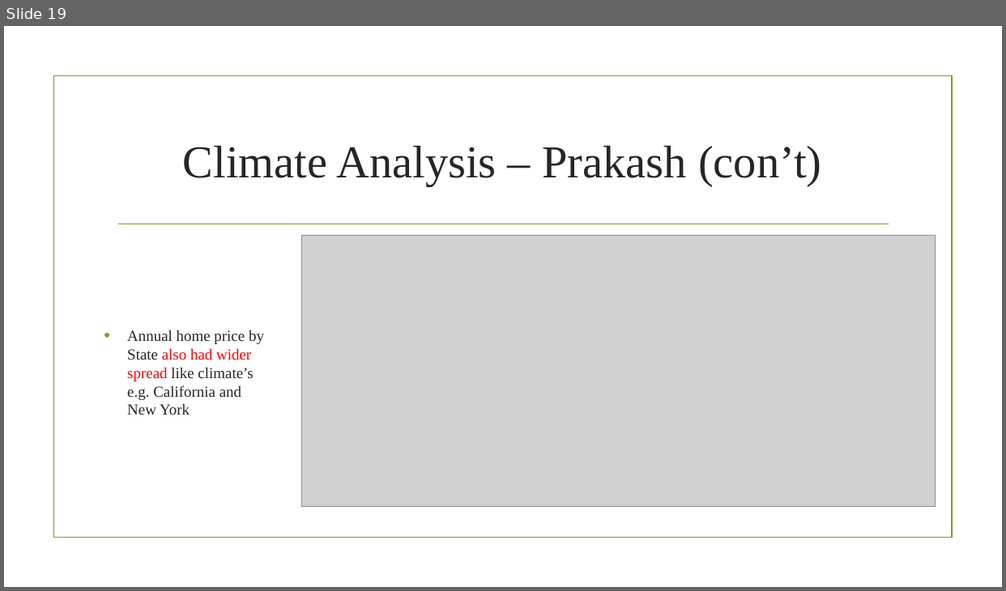
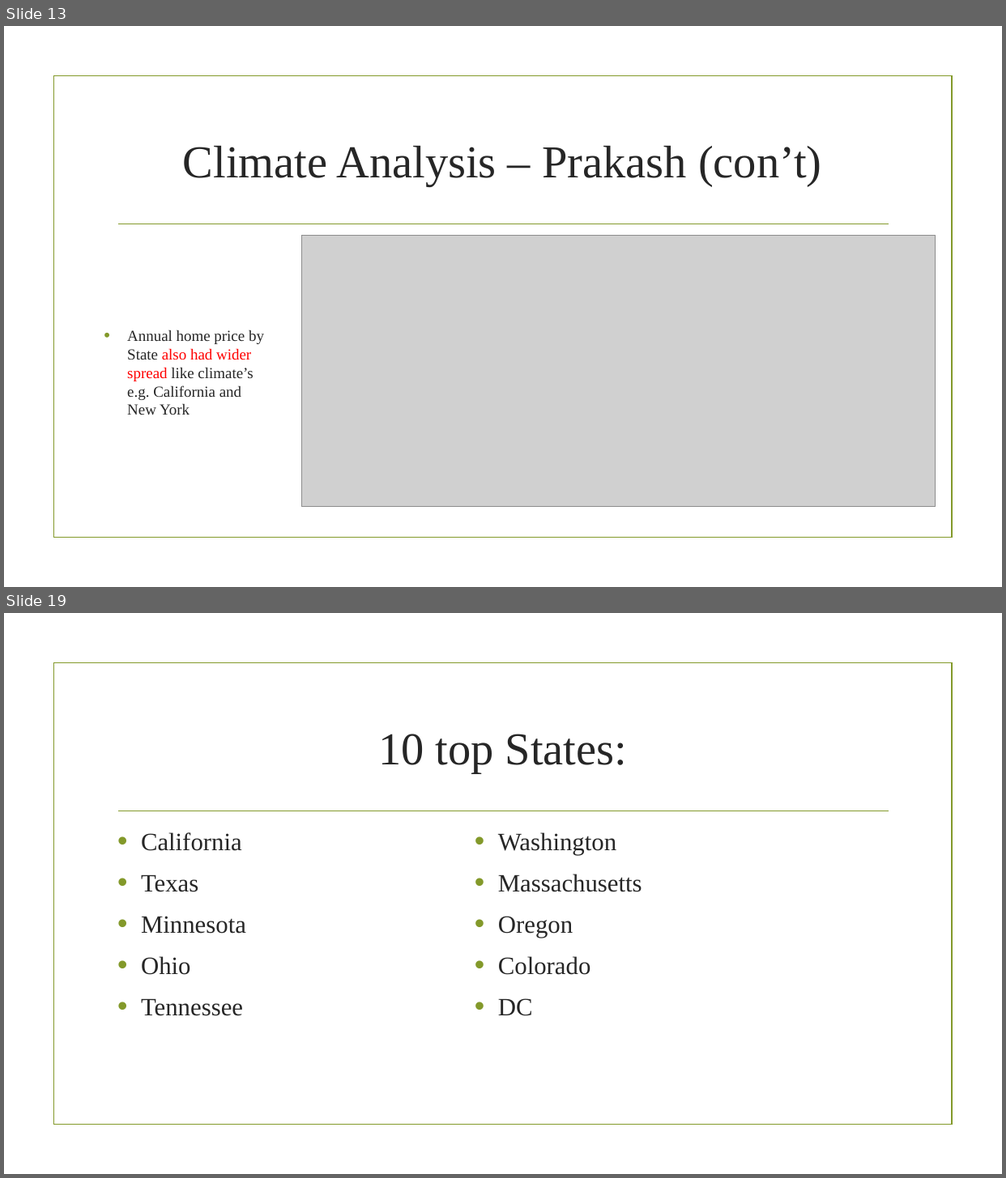
Before and after one commit to prakashbalasubramaniam/The_Incredible_Quad, a slide deck: Working_Presentation.pptx. Shown one above the other, each under a label of ours: slide 19 before the commit, slides 13 and 19 after it; the slides between them are not shown. The pictures are 1006x591 and 1006x1178 pixels, drawn with LibreOffice and Linux fonts; fonts in the diff are those of the drawing; grey boxes stand for pictures; background and template pictures are left out. Boxes give left, top, right and bottom in pixels: in the first picture for what was removed or moved away, otherwise in the second. Text is boxed around its words. In the diff, an @@ line names an element or a change of style, - is before the commit and + after.

Commit message:
Update Working_Presentation with conclusion and BestStateChoice2018.pptx

```diff
--- a/Working_Presentation.pptx
+++ b/Working_Presentation.pptx
@@ slide 19 added at bbox=[4, 613, 1002, 1174], background picture (left out); not listed: 2 template elements that a slide beside it also shows @@
@@ title added at bbox=[378, 734, 627, 773], 44 pt, text #262626 @@
+10 top States:
@@ text added at bbox=[141, 833, 246, 1016], 24 pt, text #262626 @@
+• California
+• Texas
+• Minnesota
+• Ohio
+• Tennessee
@@ text added at bbox=[498, 833, 642, 1016], 24 pt, text #262626 @@
+• Washington
+• Massachusetts
+• Oregon
+• Colorado
+• DC
@@ what was slide 19 is now slide 13 @@
```
Also in this commit, not shown: 5 slides changed, 9 other slides added, 3 slides removed, 1 other file.
